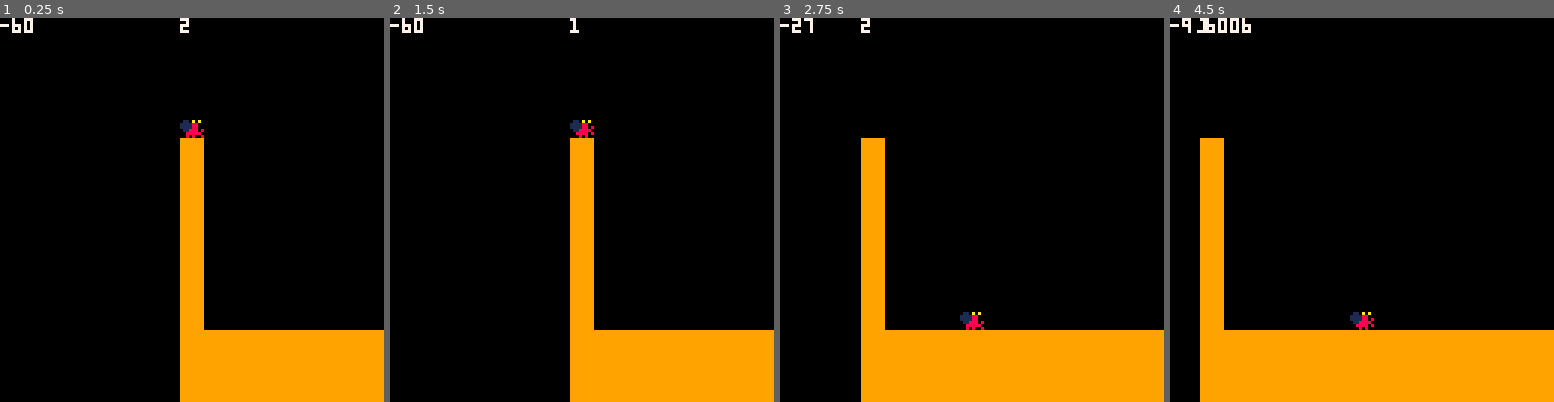
Above: before the commit, frames 1-4 (left to right).
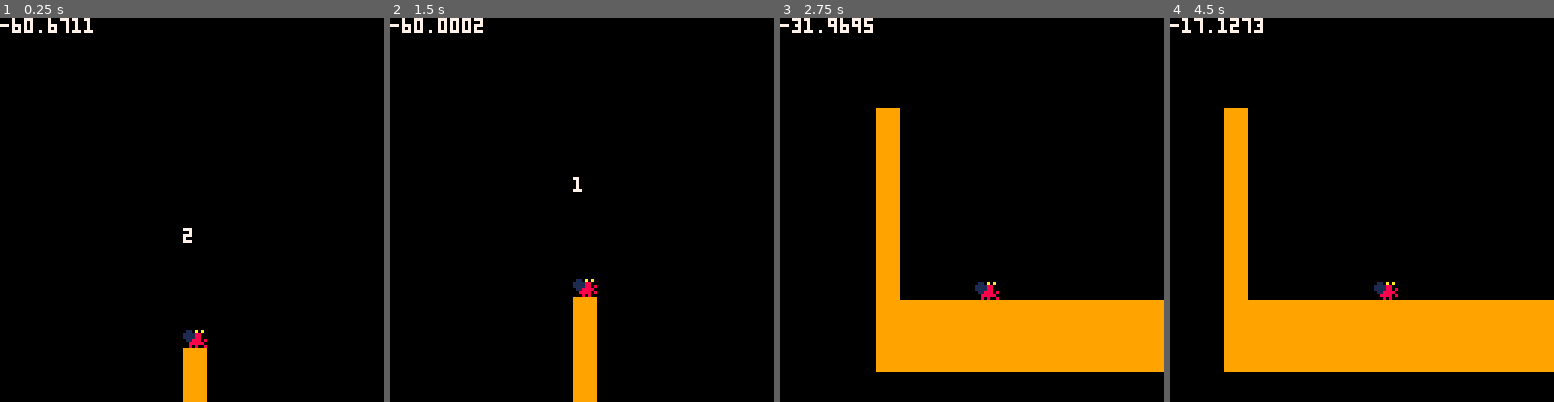
Above: after the commit, the same moments.

Repository: ArnaudValensi/hermit-crab
Game: PICO-8 cartridge hermit-carb.p8
Same seed, same stepped clock (60 frames per second), same inputs: the game is played once before the commit and once after it.
Inputs:
- Up to frame 1 (0.25 s): no input
- Up to frame 2 (1.5 s): tap X (X key) at 0.33, 1.07 s; tap O (Z key) at 0.7 s
- Up to frame 3 (2.75 s): hold Right 1.6-2.1 s; tap O (Z key) at 1.7, 2.1, 2.5 s; tap X (X key) at 1.85 s; hold Right from 2.47 s (still down)
- Up to frame 4 (4.5 s): tap O (Z key) every 0.4 s from 2.9 to 4.1 s; tap X (X key) at 2.97, 4.08 s; release Right at 3.03 s; hold Left 3.08-3.58 s; hold Right from 4.02 s (still down)

The runs differ from the first frame. In frame 1, 13% of the frame differs, in the area x 10-100%, y 0-100%; in frame 2, 12%; in frame 3, 17%; in frame 4, 21%, in the area x 3-100%, y 0-100%.

Commit message:
Add lerp to camera follow

Diff:
--- a/hermit-carb.p8
+++ b/hermit-carb.p8
@@ -2,19 +2,30 @@
 version 16
 __lua__
 function require_camera()
-    local half_screen_width = 64;
+    local half_screen = 64
+    local smooth_speed = 0.2
+    local vertical_offset = 24
+
+    local function lerp(a, b, t)
+        return a + (b - a) * t
+    end
 
     local function new_camera(player)
-        local offset_x = 0
-        local player_width = player.get_width()
+        local pos = new_vec(0, 0)
+        local offset = new_vec(0, 0)
 
         return {
             update = function()
-                local player_pos_x = player.get_pos_x()
-                offset_x = player_pos_x + 4 - half_screen_width
+                local player_center_pos = player.get_center_pos()
+
+                pos.x = lerp(pos.x, player_center_pos.x, smooth_speed)
+                pos.y = lerp(pos.y, player_center_pos.y, smooth_speed)
+
+                offset.x = pos.x - half_screen
+                offset.y = pos.y - half_screen - vertical_offset
             end,
             get_offset = function()
-                return offset_x
+                return offset.x, offset.y
             end
         }
     end
@@ -187,6 +198,9 @@
             get_pos_x = function()
                 return pos_x
             end,
+            get_center_pos = function()
+                return new_vec(pos_x + 4, pos_y + 4)
+            end,
             get_width = function()
                 return 8
             end
@@ -195,6 +209,13 @@
 
     return new_player
 end
+function new_vec(x, y)
+  return {
+    x = x,
+    y = y,
+  }
+end
+
 new_player = require_player()
 new_camera = require_camera()
 
@@ -213,7 +234,7 @@
 
 function _draw()
   cls()
-  camera(cam.get_offset(), 0)
+  camera(cam.get_offset())
   map(0, 0, 0, 0, 128, 128)
   player.draw()
 
--- a/src/camera.lua
+++ b/src/camera.lua
@@ -1,17 +1,28 @@
 function require_camera()
-    local half_screen_width = 64;
+    local half_screen = 64
+    local smooth_speed = 0.2
+    local vertical_offset = 24
+
+    local function lerp(a, b, t)
+        return a + (b - a) * t
+    end
 
     local function new_camera(player)
-        local offset_x = 0
-        local player_width = player.get_width()
+        local pos = new_vec(0, 0)
+        local offset = new_vec(0, 0)
 
         return {
             update = function()
-                local player_pos_x = player.get_pos_x()
-                offset_x = player_pos_x + 4 - half_screen_width
+                local player_center_pos = player.get_center_pos()
+
+                pos.x = lerp(pos.x, player_center_pos.x, smooth_speed)
+                pos.y = lerp(pos.y, player_center_pos.y, smooth_speed)
+
+                offset.x = pos.x - half_screen
+                offset.y = pos.y - half_screen - vertical_offset
             end,
             get_offset = function()
-                return offset_x
+                return offset.x, offset.y
             end
         }
     end
--- a/src/index.lua
+++ b/src/index.lua
@@ -1,3 +1,10 @@
+function new_vec(x, y)
+  return {
+    x = x,
+    y = y,
+  }
+end
+
 new_player = require_player()
 new_camera = require_camera()
 
@@ -16,7 +23,7 @@
 
 function _draw()
   cls()
-  camera(cam.get_offset(), 0)
+  camera(cam.get_offset())
   map(0, 0, 0, 0, 128, 128)
   player.draw()
 
--- a/src/player.lua
+++ b/src/player.lua
@@ -164,6 +164,9 @@
             get_pos_x = function()
                 return pos_x
             end,
+            get_center_pos = function()
+                return new_vec(pos_x + 4, pos_y + 4)
+            end,
             get_width = function()
                 return 8
             end
